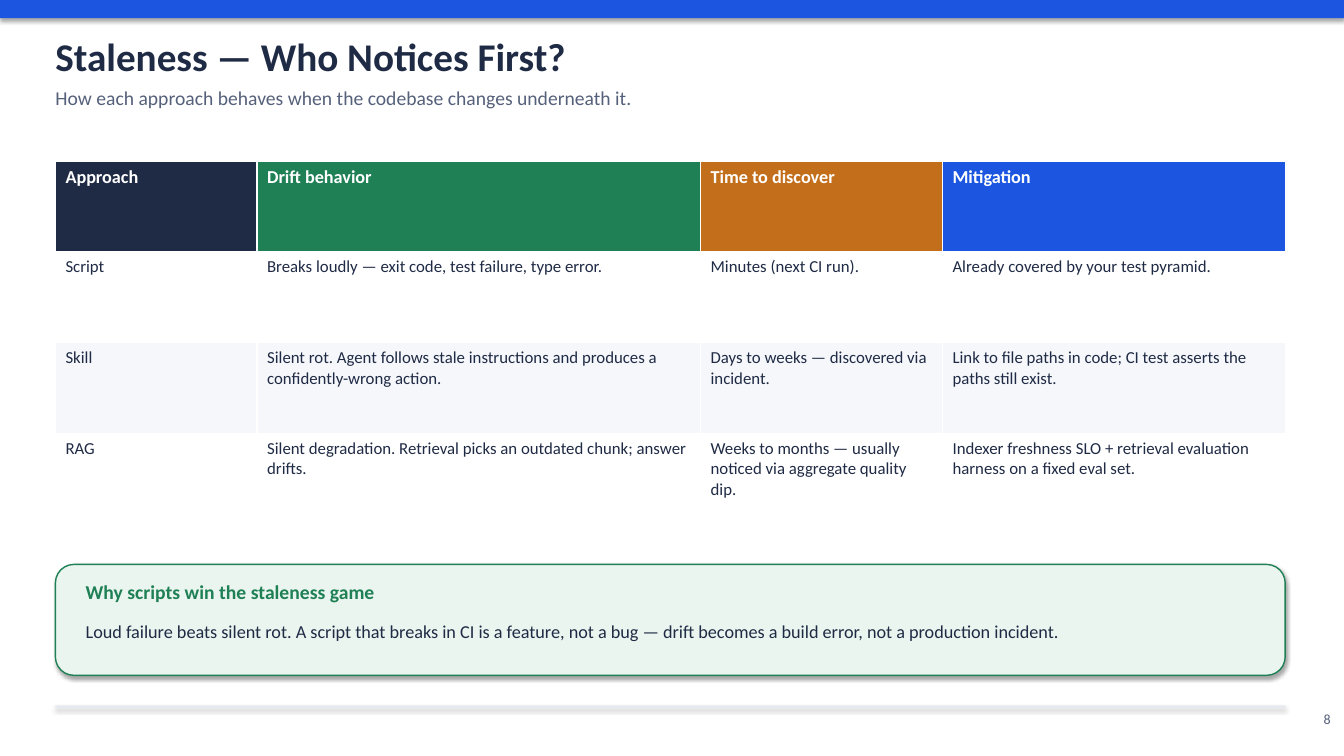
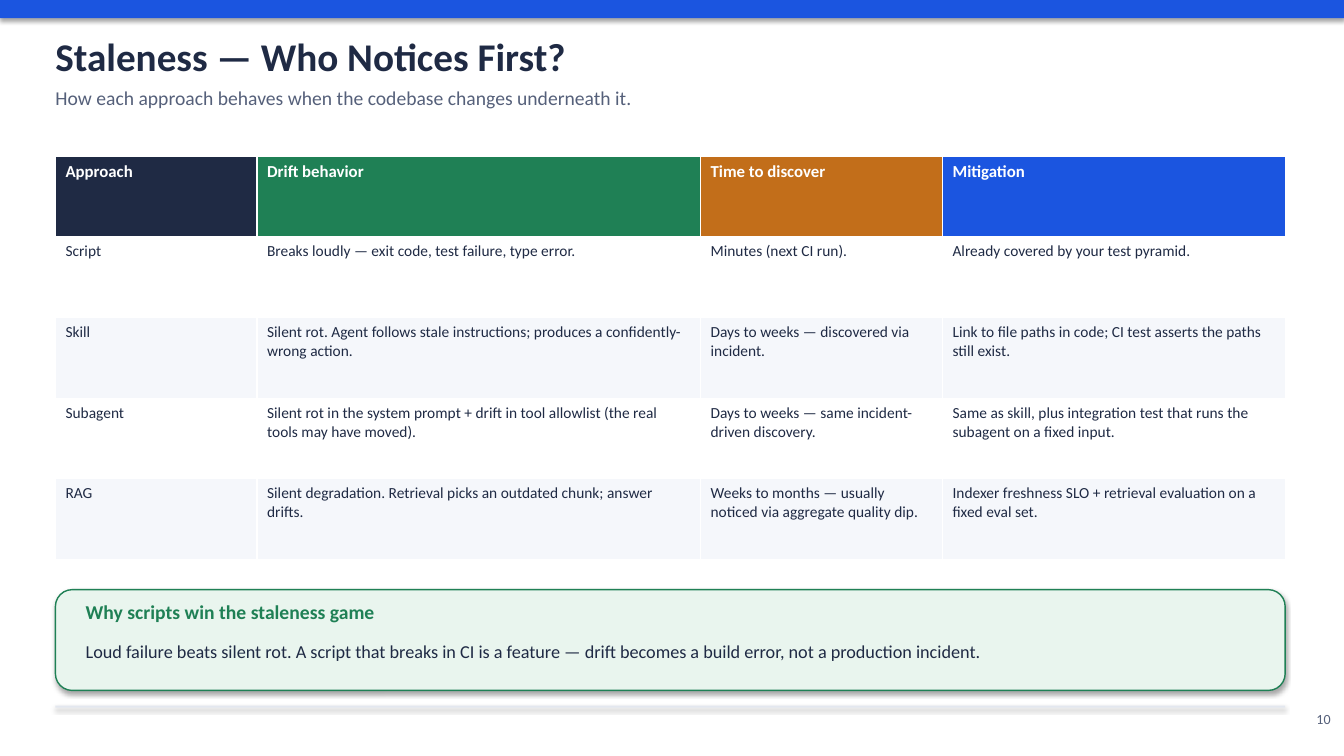
Before and after one commit to kreonakrish/pmos, a slide deck: slide 10 of docs/agent_knowledge_strategy.pptx (slide 8 before the commit). Drawn at 1344x756 pixels with LibreOffice and Linux fonts; fonts in the diff are those of the drawing. Boxes give left, top, right and bottom in pixels: in the first picture for what was removed or moved away, otherwise in the second. Text is boxed around its words. In the diff, an @@ line names an element or a change of style, - is before the commit and + after.

```diff
--- a/docs/agent_knowledge_strategy.pptx
+++ b/docs/agent_knowledge_strategy.pptx
@@ table at box(55, 156, 1286, 560) @@
-row 3: Skill | Silent rot. Agent follows stale instructions and produces a confidently-wrong action. | Days to weeks — discovered via incident. | Link to file paths in code; CI test asserts the paths still exist.
-row 4: RAG | Silent degradation. Retrieval picks an outdated chunk; answer drifts. | Weeks to months — usually noticed via aggregate quality dip. | Indexer freshness SLO + retrieval evaluation harness on a fixed eval set.
+row 3: Skill | Silent rot. Agent follows stale instructions; produces a confidently-wrong action. | Days to weeks — discovered via incident. | Link to file paths in code; CI test asserts the paths still exist.
+row 4: Subagent | Silent rot in the system prompt + drift in tool allowlist (the real tools may have moved). | Days to weeks — same incident-driven discovery. | Same as skill, plus integration test that runs the subagent on a fixed input.
+row 5: RAG | Silent degradation. Retrieval picks an outdated chunk; answer drifts. | Weeks to months — usually noticed via aggregate quality dip. | Indexer freshness SLO + retrieval evaluation on a fixed eval set.
@@ table: place and size @@
-table at box(55, 161, 1286, 524)
+table at box(55, 156, 1286, 560)
@@ rounded rectangle: place and size @@
-rounded rectangle at box(55, 565, 1286, 676)
+rounded rectangle at box(55, 590, 1286, 691)
@@ text "Why scripts win the staleness ...": place and size @@
-text "Why scripts win the staleness ..." at box(86, 585, 375, 603)
+text "Why scripts win the staleness ..." at box(86, 605, 375, 623)
@@ text at box(86, 645, 980, 661): text changed @@
-Loud failure beats silent rot. A script that breaks in CI is a feature, not a bug — drift becomes a build error, not a production incident.
+Loud failure beats silent rot. A script that breaks in CI is a feature — drift becomes a build error, not a production incident.
@@ text at box(1316, 715, 1330, 724): text changed @@
-8
+10
```
Also in this commit, not shown: 9 other slides changed, 2 slides added, 1 other file.
